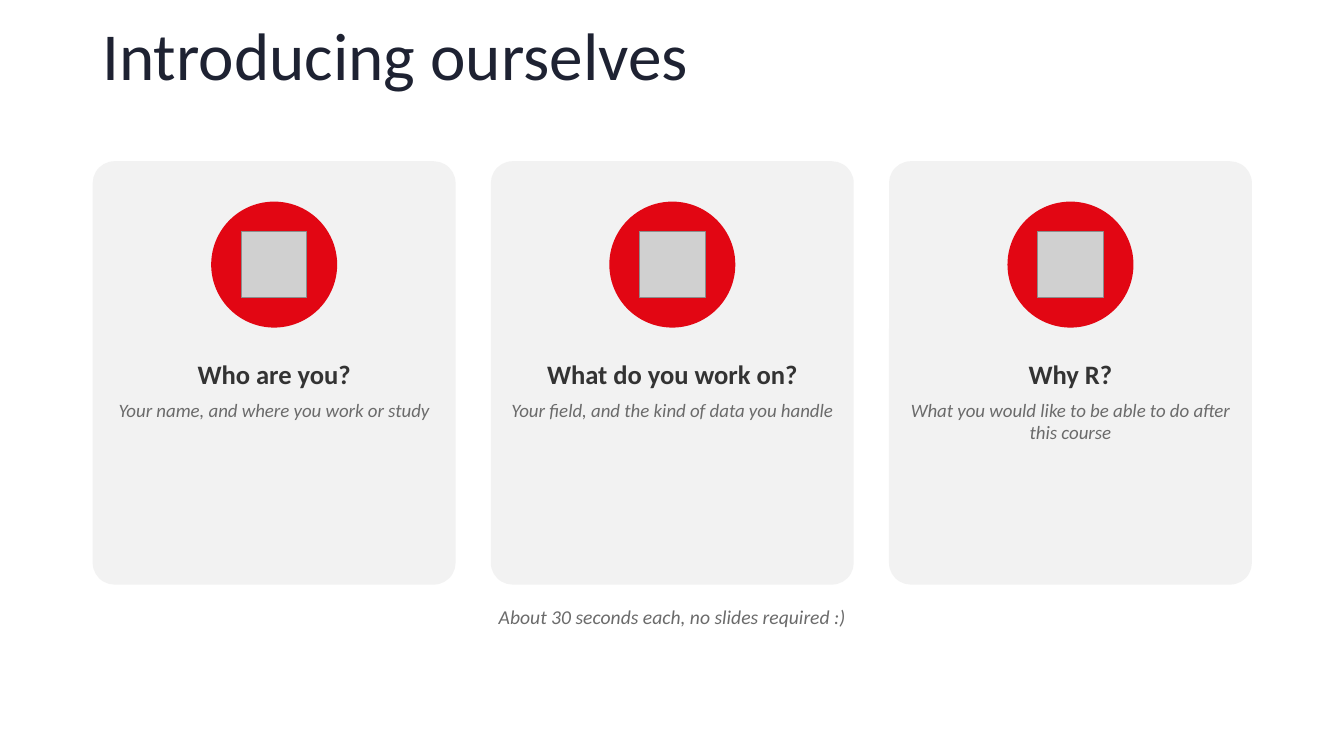
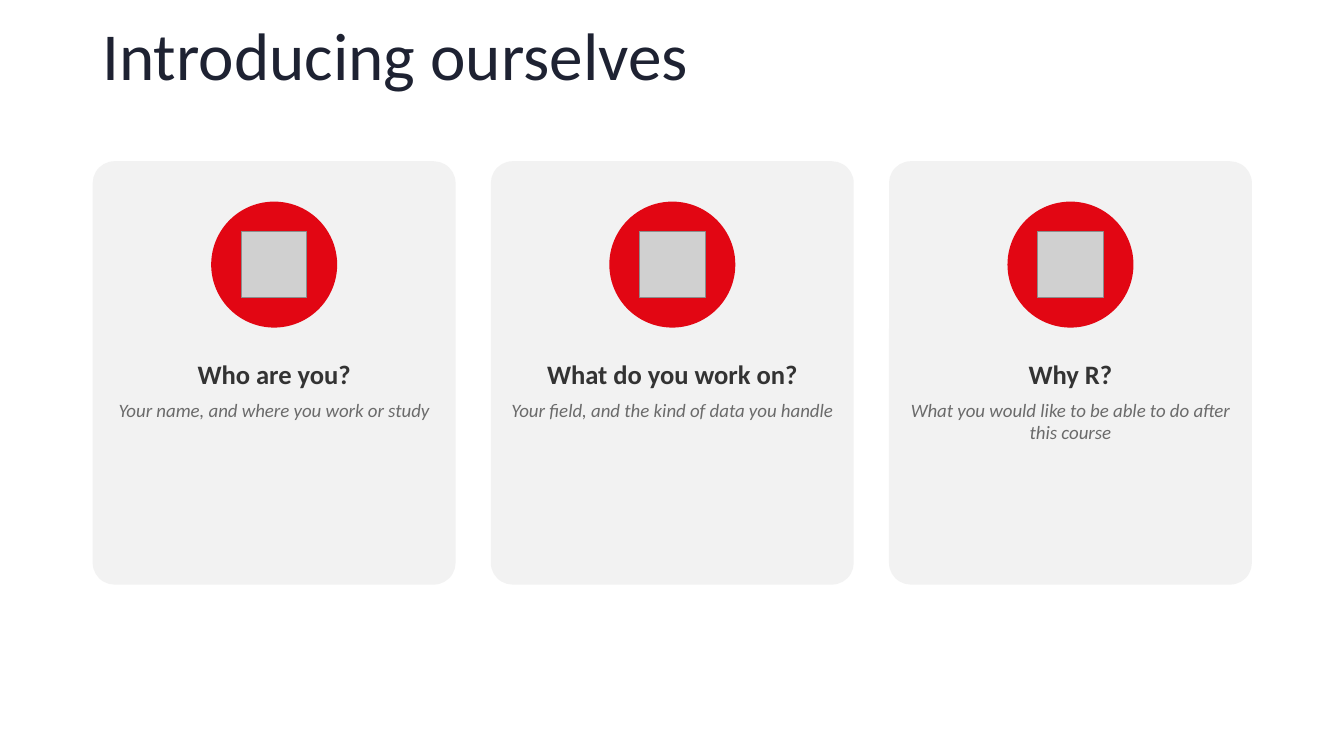
Before and after one commit to sib-swiss/first-steps-with-R-training, a slide deck: slide 5 of assets/pptx/First-steps-with-R_day1.pptx. Drawn at 1344x756 pixels with LibreOffice and Linux fonts; fonts in the diff are those of the drawing; grey boxes stand for pictures; background and template pictures are left out. Boxes give left, top, right and bottom in pixels: in the first picture for what was removed or moved away, otherwise in the second. Text is boxed around its words. In the diff, an @@ line names an element or a change of style, - is before the commit and + after.

```diff
--- a/assets/pptx/First-steps-with-R_day1.pptx
+++ b/assets/pptx/First-steps-with-R_day1.pptx
@@ text removed at (499,610,830,627) @@
-About 30 seconds each, no slides required :)
```
Also in this commit, not shown: 10 other slides changed, 3 slides added, 1 other file.
